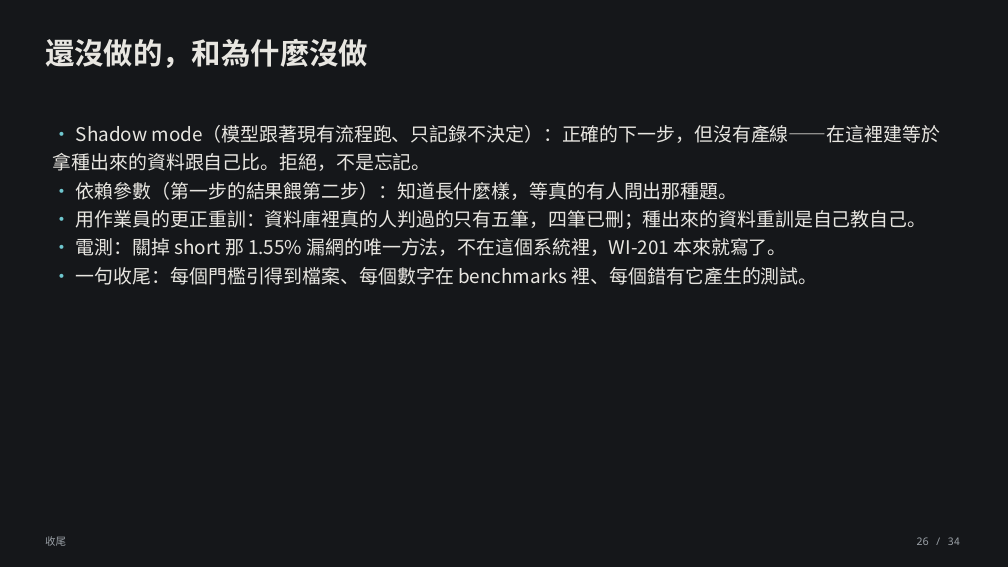
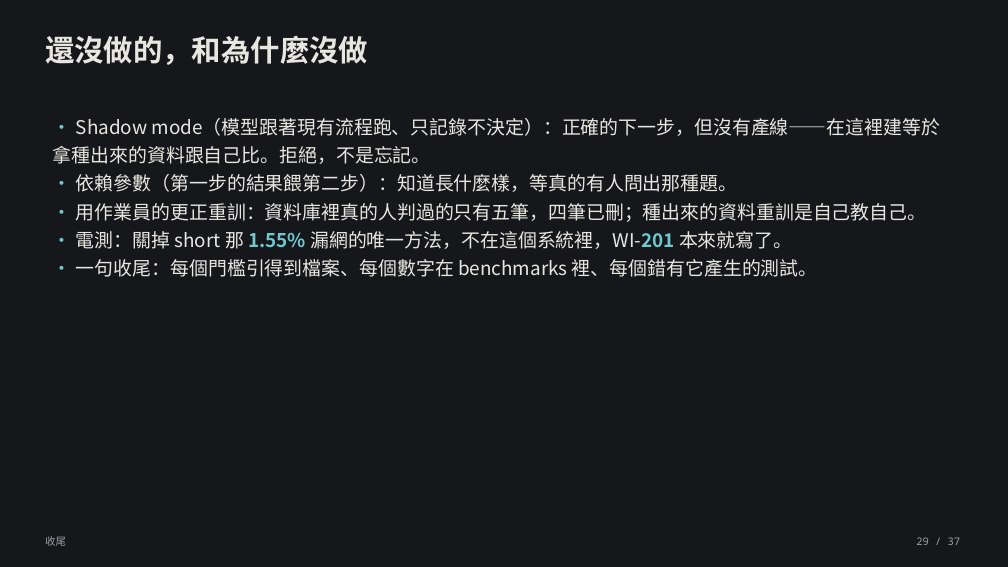
Before and after one commit to lin891020/aoi-agent, a slide deck: slide 29 of docs/deck/aoi-agent-journey.zh-TW.pptx (slide 26 before the commit). Drawn at 1008x567 pixels with LibreOffice and Linux fonts; fonts in the diff are those of the drawing. Boxes give left, top, right and bottom in pixels: in the first picture for what was removed or moved away, otherwise in the second. Text is boxed around its words. In the diff, an @@ line names an element or a change of style, - is before the commit and + after.

```diff
--- a/docs/deck/aoi-agent-journey.zh-TW.pptx
+++ b/docs/deck/aoi-agent-journey.zh-TW.pptx
@@ text "• Shadow mode（模型跟著現有流程跑、只記錄不決定）：正確的下一步，但沒有產線——在這裡建等於拿種出來的資料跟 ...": place and size @@
-text "• Shadow mode（模型跟著現有流程跑、只記錄不決定）：正確的下一步，但沒有產線——在這裡建等於拿種出來的資料跟 ..." at box(53, 125, 940, 285)
+text "• Shadow mode（模型跟著現有流程跑、只記錄不決定）：正確的下一步，但沒有產線——在這裡建等於拿種出來的資料跟 ..." at box(53, 118, 940, 277)
@@ text at box(76, 231, 792, 249): text colour #E8E6E1 to #6FC7CF, bold on in "1.55% 漏網的唯一方法，不在這個系統裡，WI-201" @@
@@ text at box(916, 537, 961, 545): text changed @@
-26 / 34
+29 / 37
```
Also in this commit, not shown: 33 other slides changed, 3 slides added, 9 other files.
